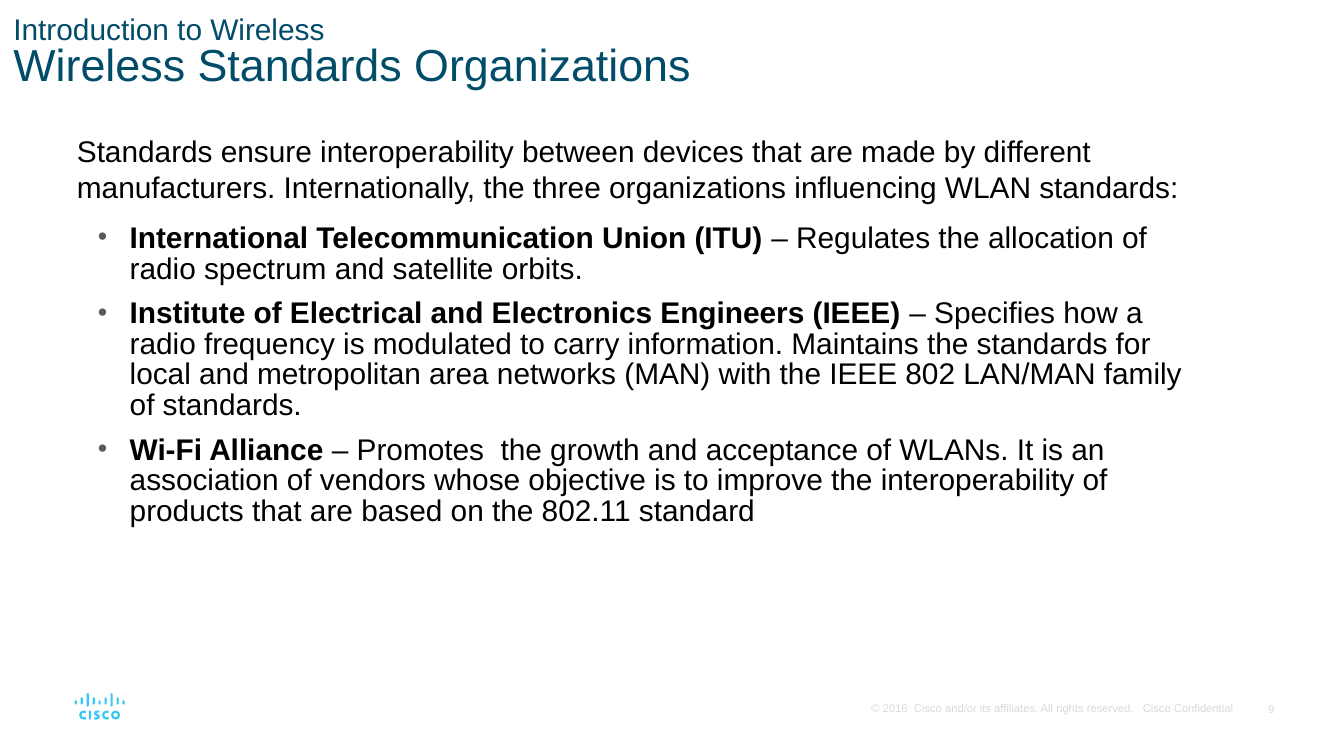
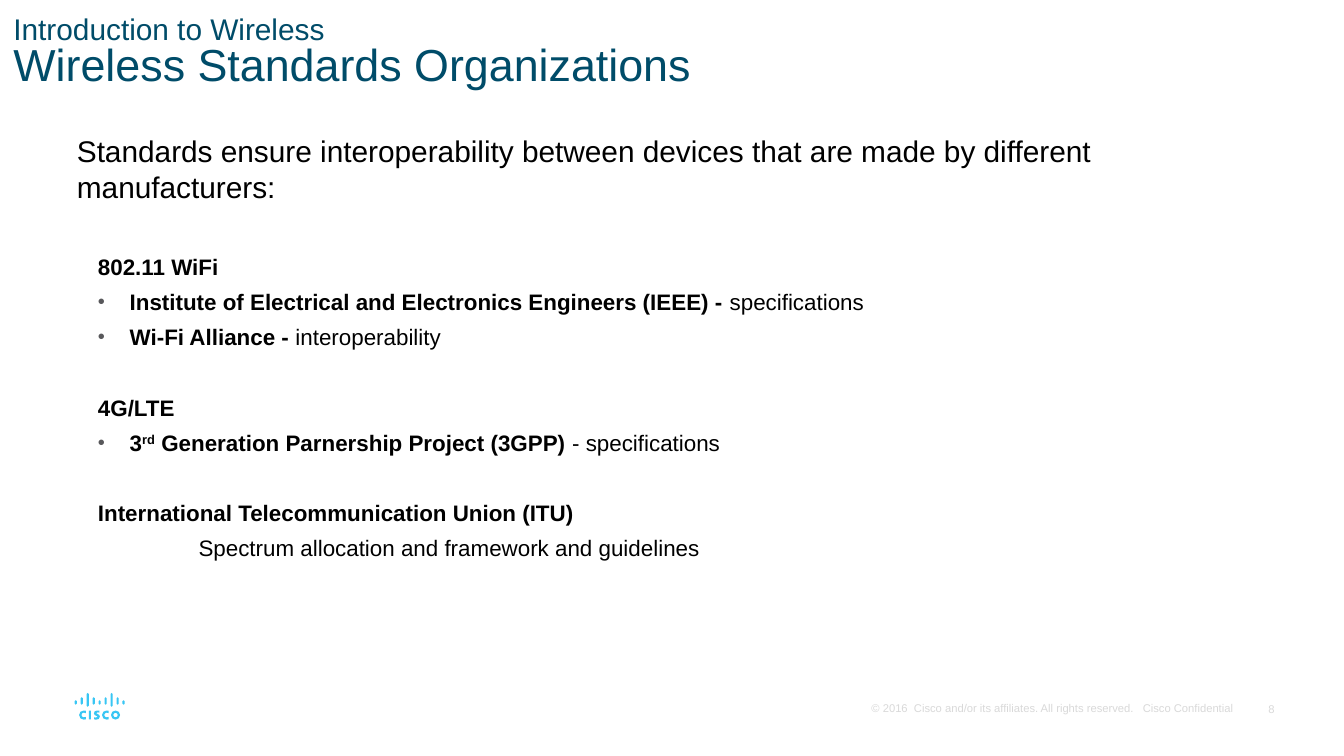
Before and after one commit to ECUbakers/PKH-2154, a slide deck: slide 8 of module5/SRWE_Module_12_talking points.pptx (slide 9 before the commit). Drawn at 1344x756 pixels with LibreOffice and Linux fonts; fonts in the diff are those of the drawing. Boxes give left, top, right and bottom in pixels: in the first picture for what was removed or moved away, otherwise in the second. Text is boxed around its words. In the diff, an @@ line names an element or a change of style, - is before the commit and + after.

```diff
--- a/module5/SRWE_Module_12_talking points.pptx
+++ b/module5/SRWE_Module_12_talking points.pptx
@@ text at bbox=[77, 140, 1091, 561]: text changed; size 16 to 12 pt @@
-  Standards ensure interoperability between devices that are made by different manufacturers. Internationally, the three organizations influencing WLAN standards:
-  • International Telecommunication Union (ITU) – Regulates the allocation of radio spectrum and satellite orbits.
-  • Institute of Electrical and Electronics Engineers (IEEE) – Specifies how a radio frequency is modulated to carry information. Maintains the standards for local and metropolitan area networks (MAN) with the IEEE 802 LAN/MAN family of standards.
-  • Wi-Fi Alliance – Promotes the growth and acceptance of WLANs. It is an association of vendors whose objective is to improve the interoperability of products that are based on the 802.11 standard
+  Standards ensure interoperability between devices that are made by different manufacturers:
+  802.11 WiFi
+  • Institute of Electrical and Electronics Engineers (IEEE) - specifications
+  • Wi-Fi Alliance - interoperability
+  4G/LTE
+  • 3rd Generation Parnership Project (3GPP) - specifications
+  International Telecommunication Union (ITU)
+  Spectrum allocation and framework and guidelines
```
Also in this commit, not shown: 5 other slides changed, 12 slides removed, 1 other file.
